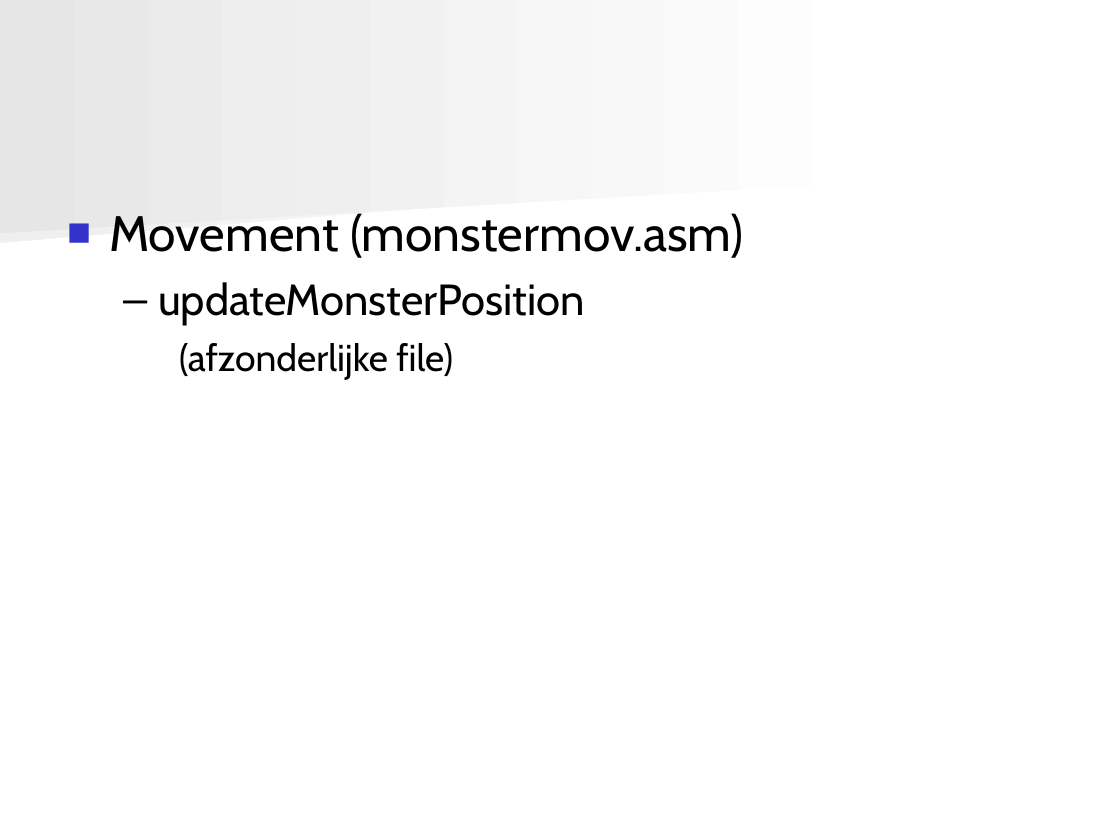
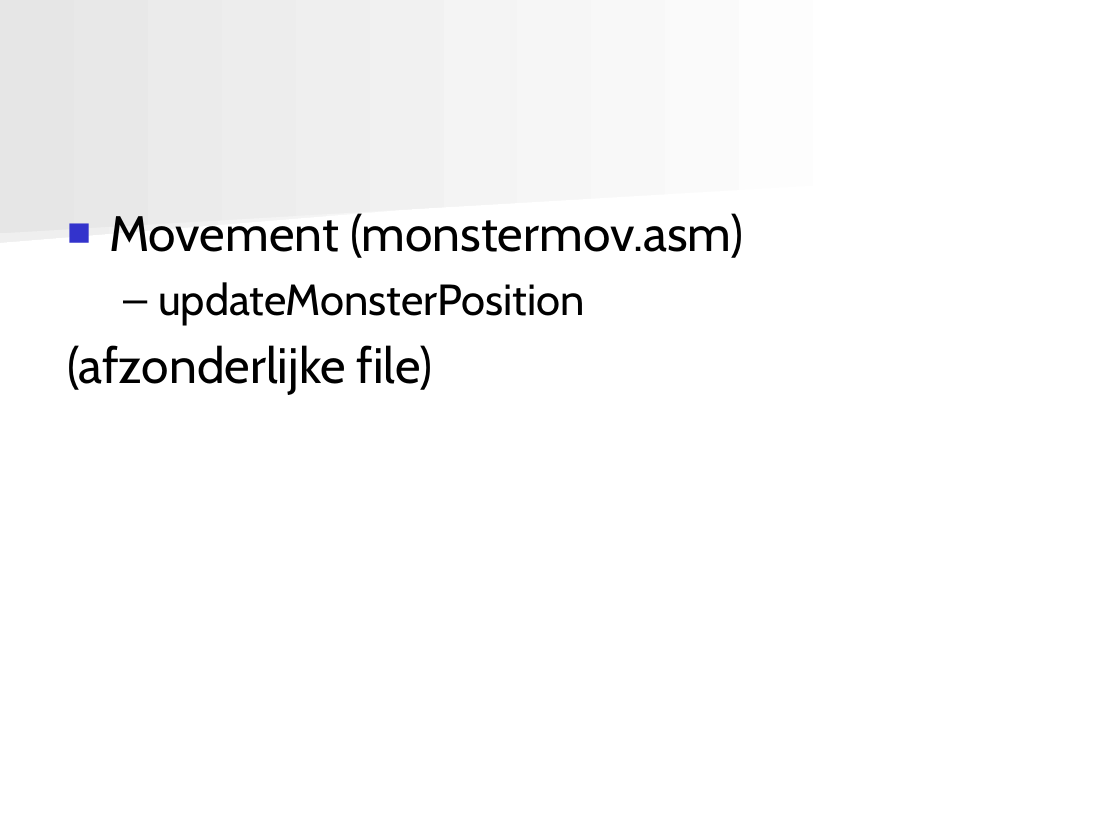
Before and after one commit to angryzor/space_invaders_8086, a slide deck: slide 22 of Presentatie.ppt. Drawn at 1120x840 pixels with LibreOffice and Linux fonts; fonts in the diff are those of the drawing. Boxes give left, top, right and bottom in pixels: in the first picture for what was removed or moved away, otherwise in the second. Text is boxed around its words. In the diff, an @@ line names an element or a change of style, - is before the commit and + after.

```diff
--- a/Presentatie.ppt
+++ b/Presentatie.ppt
@@ text "Movement (monstermov.asm)" at (67,213,743,394): size 24 to 32 pt in "(afzonderlijke file)"; list level 3 to 1 in "(afzonderlijke file)" @@
```
Also in this commit, not shown: 12 other slides changed, 1 slide added, 1 slide removed.
